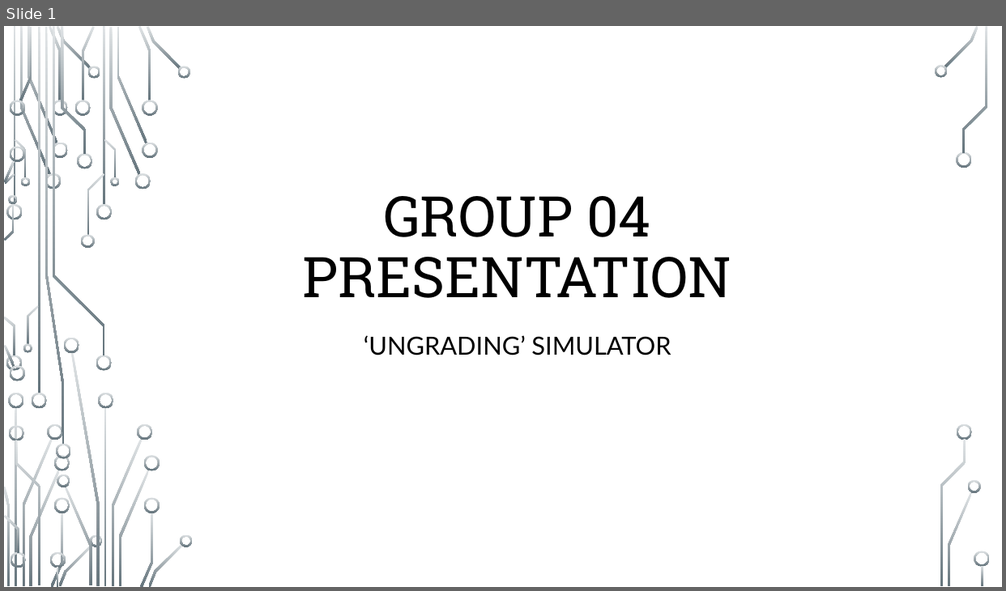
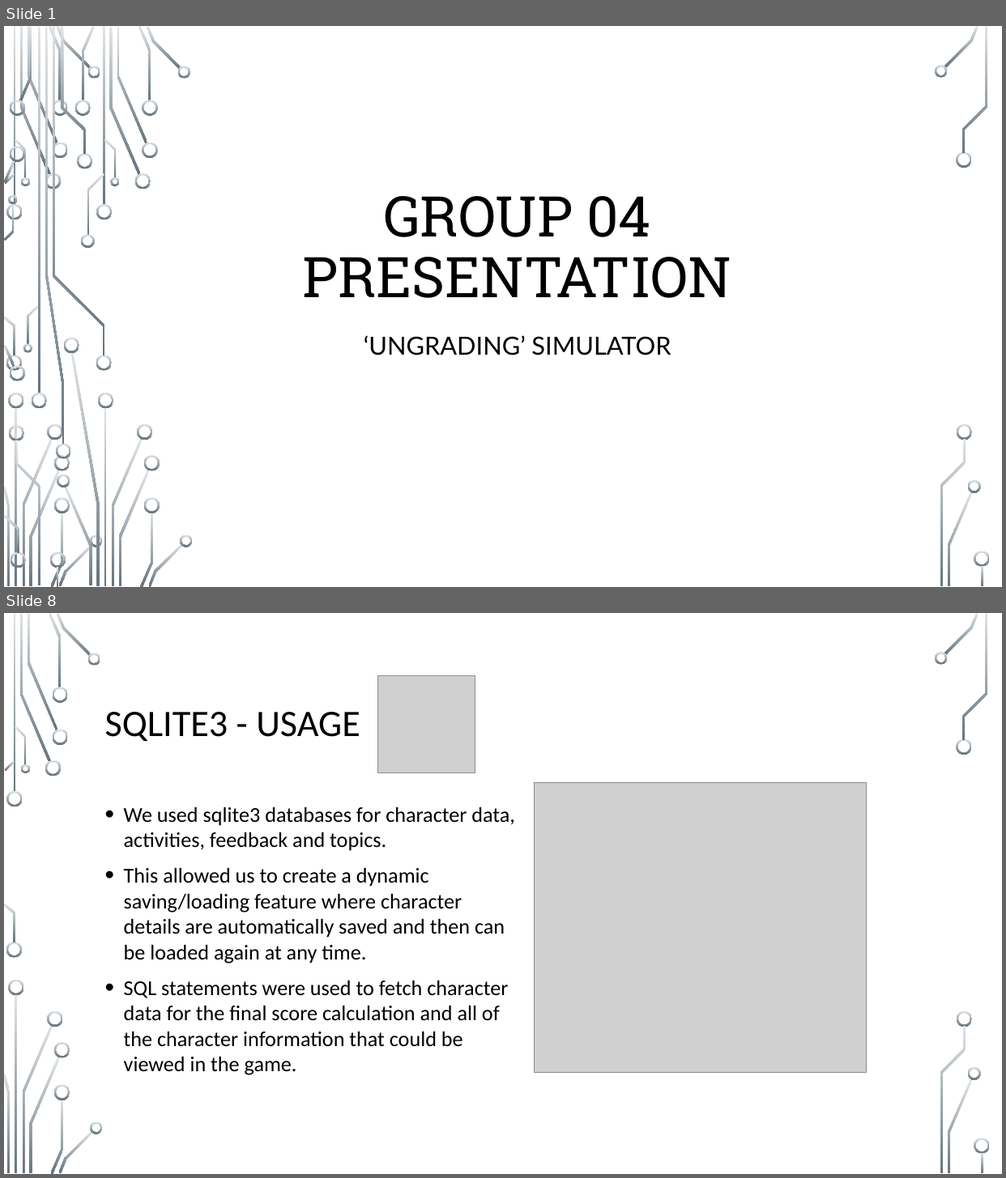
Before and after one commit to Patterbear/Ungrading-Simulator, a slide deck: Presentation/Group-04-Presentation.pptx. Shown one above the other, each under a label of ours: slide 1 before the commit, slides 1 and 8 after it; the slides between them are not shown. The pictures are 1006x591 and 1006x1178 pixels, drawn with LibreOffice and Linux fonts; fonts in the diff are those of the drawing; grey boxes stand for pictures; background and template pictures are left out. Boxes give left, top, right and bottom in pixels: in the first picture for what was removed or moved away, otherwise in the second. Text is boxed around its words. In the diff, an @@ line names an element or a change of style, - is before the commit and + after.

```diff
--- a/Presentation/Group-04-Presentation.pptx
+++ b/Presentation/Group-04-Presentation.pptx
@@ slide 8 added at (4,613,1002,1174), background picture (left out); not listed: 36 template elements that a slide beside it also shows @@
@@ picture added at (377,675,475,773) @@
@@ title added at (105,712,360,741), 36 pt, text #000000 @@
+SQLITE3 - USAGE
@@ text added at (124,807,515,1076), 20.4 pt, text #000000 @@
+• We used sqlite3 databases for character data, activities, feedback and topics.
+• This allowed us to create a dynamic saving/loading feature where character details are automatically saved and then can be loaded again at any time.
+• SQL statements were used to fetch character data for the final score calculation and all of the character information that could be viewed in the game.
@@ picture added at (535,783,867,1072) @@
```
Also in this commit, not shown: 1 slide changed, 16 other slides added, 1 slide removed.
